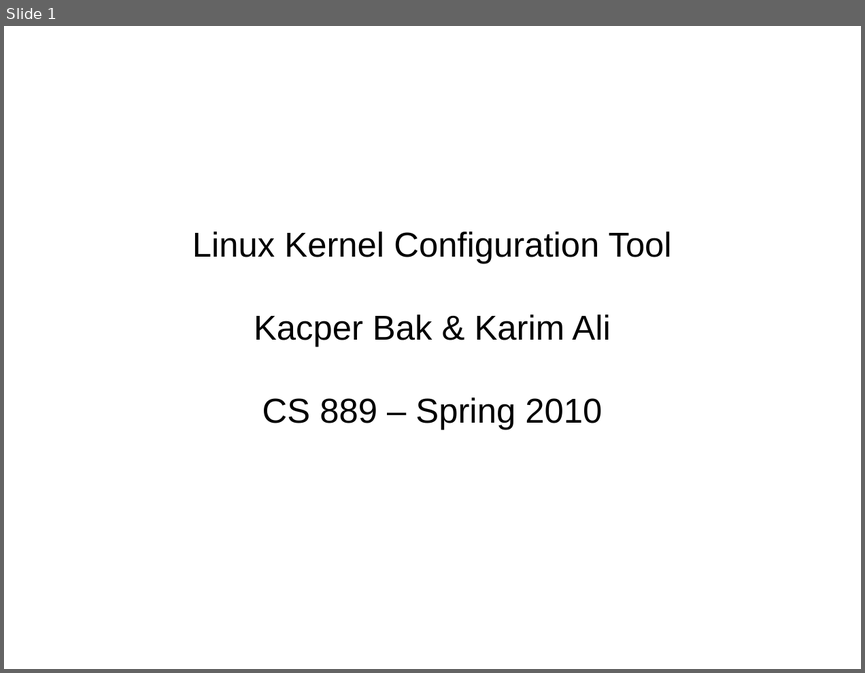
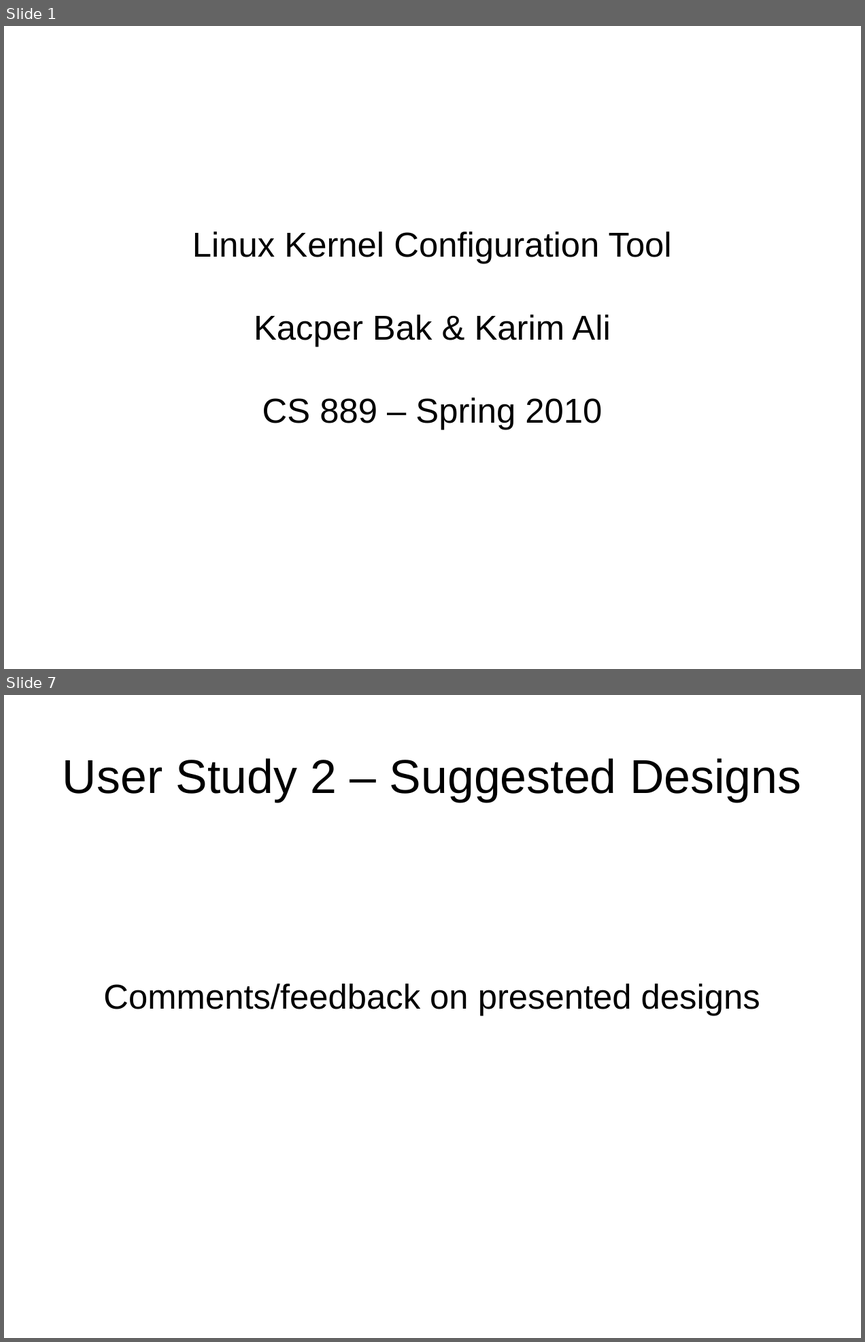
Before and after one commit to kbak/lkc, a slide deck: presentation/lkc.odp. Shown one above the other, each under a label of ours: slide 1 before the commit, slides 1 and 7 after it; the slides between them are not shown. The pictures are 865x673 and 865x1342 pixels, drawn with LibreOffice and Linux fonts; fonts in the diff are those of the drawing. Boxes give left, top, right and bottom in pixels: in the first picture for what was removed or moved away, otherwise in the second. Text is boxed around its words. In the diff, an @@ line names an element or a change of style, - is before the commit and + after.

```diff
--- a/presentation/lkc.odp
+++ b/presentation/lkc.odp
@@ slide 7 added at (4,695,861,1338), background #FFFFFF @@
@@ title added at (62,758,801,802), 44 pt, text #000000 @@
+User Study 2 – Suggested Designs
@@ subtitle added at (103,983,760,1016), 32 pt, text #000000 @@
+Comments/feedback on presented designs
```
Also in this commit, not shown: 1 slide changed, 13 other slides added, 14 other files.
